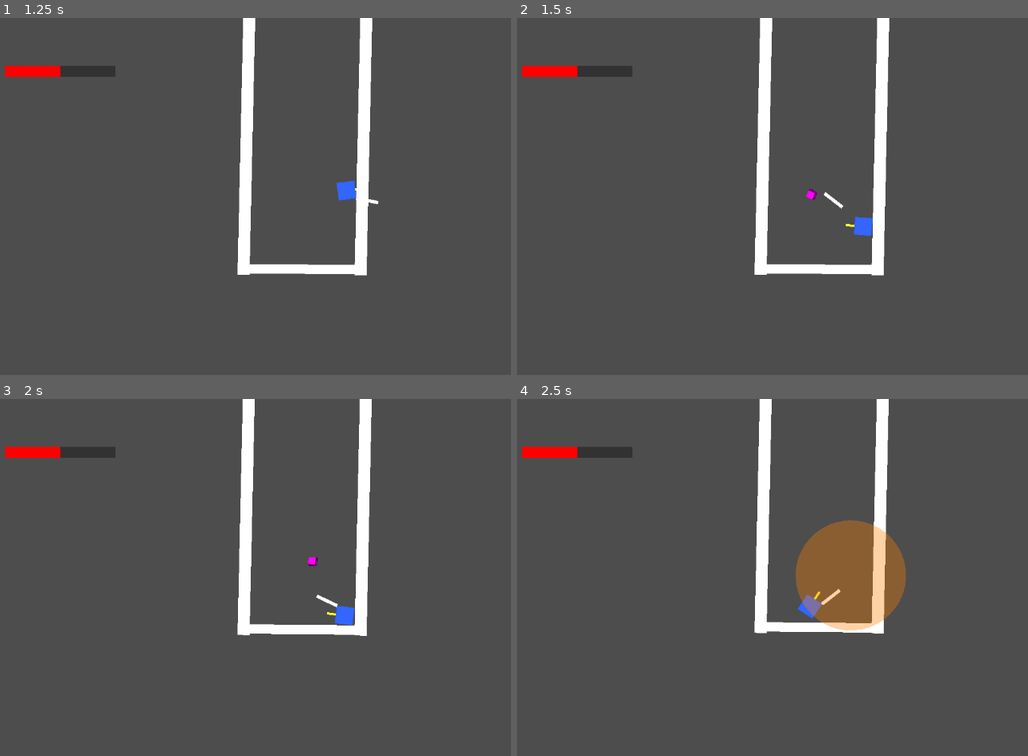
Above: before the commit, frames 1-4 (two rows, left to right).
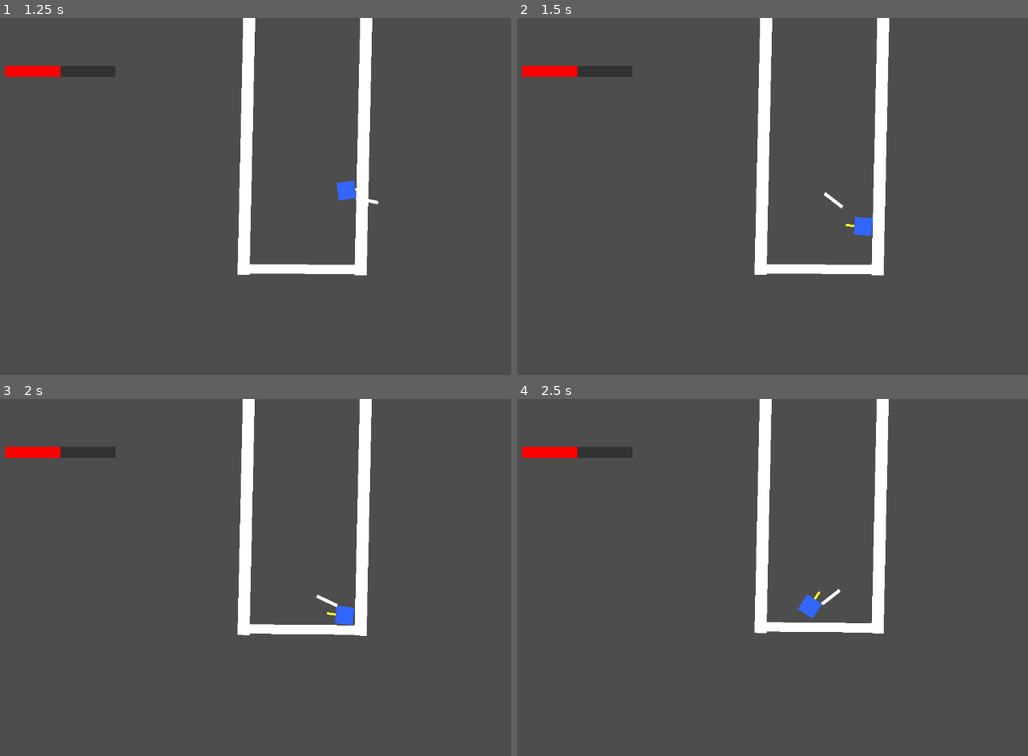
Above: after the commit, the same moments.

Repository: chimoochi/flash-fire
Game: Godot game, scene res://workspace.tscn
The game is run twice, just before and just after one commit, with the same random seed, the same clock (stepped at 60 frames per second) and the same inputs.
Inputs (mouse positions are in pixels of both pictures, inside the frame that each line leads up to):
- Up to frame 1 (1.25 s): tap Enter at 0.5 s; move the mouse to (439, 178) at 0.52 s; hold D (MoveRight) from 0.53 s (still down); tap Shift (Dash) at 0.6 s
- Up to frame 2 (1.5 s): move the mouse to (690, 214) at 1.27 s; release D (MoveRight) at 1.28 s; hold S (MoveDown) from 1.28 s (still down); tap Space (shoot) at 1.35 s
- Up to frame 3 (2 s): keep holding S (MoveDown)
- Up to frame 4 (2.5 s): move the mouse to (879, 498) at 2.02 s; release S (MoveDown) at 2.03 s; hold D (MoveRight) from 2.03 s (still down); tap Shift (Dash) at 2.1 s

Frame 1 is identical in both runs. In frame 2, less than 0.1% of the frame differs, in the area x 56-59%, y 47-52%; in frame 3, less than 0.1%; in frame 4, 5.2%, in the area x 54-77%, y 33-65%.

Commit message:
add debug switch to can_throw

Diff:
--- a/GodotGame/player/player.gd
+++ b/GodotGame/player/player.gd
@@ -1,4 +1,5 @@
 extends CharacterBody2D
+
 
 const MAX_SPEED = 600.0
 const ACCELERATION = 3000.0
@@ -30,7 +31,12 @@
 	"passives": [],
 	"is_alive": true,
 	"is_swinging": false,
+
+
 	"can_shoot": false,
+	"can_throw": false,
+
+
 	"is_dashing": false,
 	"can_dash": true,
 	"is_attacking": false
@@ -152,7 +158,10 @@
 	if event is InputEventKey and event.pressed and not event.echo and event.keycode == KEY_SPACE:
 		throw_item()
 
+
 func throw_item() -> void:
+	if not PlayerState["can_throw"]: # disable for debug
+		return
 	var throwable = THROWABLE_SCENE.instantiate()
 	get_tree().root.add_child(throwable)
 	var dir = (get_global_mouse_position() - global_position).normalized()
